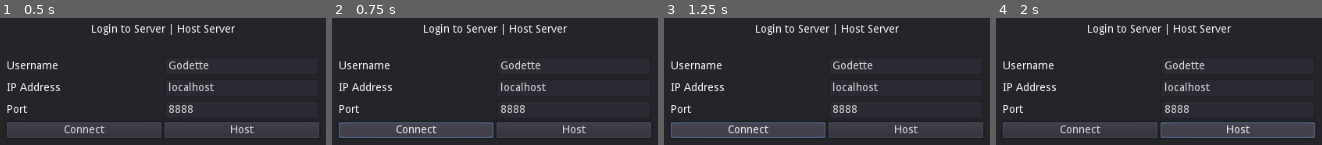
Above: before the commit, frames 1-4 (left to right).
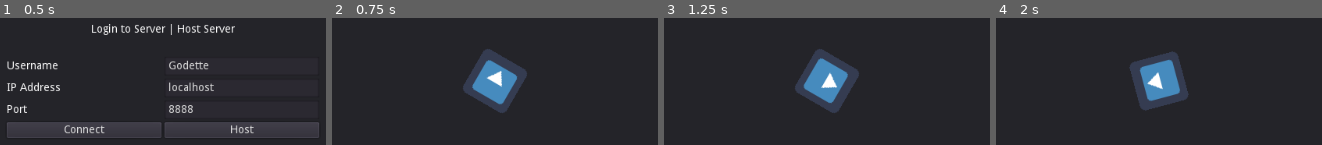
Above: after the commit, the same moments.

Repository: OsakiTsukiko/network-project-base
Game: Godot game, scene res://src/MainMenu.tscn
The game is run twice, just before and just after one commit, with the same random seed, the same clock (stepped at 60 frames per second) and the same inputs. The engine's default icon, where the game draws it, is replaced by a stand-in: a white triangle on a blue panel in a dark square.
Inputs (mouse positions are in pixels of both pictures, inside the frame that each line leads up to):
- Up to frame 1 (0.5 s): no input
- Up to frame 2 (0.75 s): click "Connect" at 0.5 s
- Up to frame 3 (1.25 s): no input
- Up to frame 4 (2 s): click (1237, 129) at 1.25 s, where only the run before the commit has a clickable "Host"

Frame 1 is identical in both runs. In frame 2, 19% of the frame differs, in the area x 2-98%, y 4-95%; in frame 3, 19%; in frame 4, 19%.

Commit message:
add gamestate singleton

Diff:
--- a/project.godot
+++ b/project.godot
@@ -14,6 +14,10 @@
 run/main_scene="res://src/MainMenu.tscn"
 config/icon="res://icon.png"
 
+[autoload]
+
+Gamestate="*res://src/Gamestate.tscn"
+
 [gui]
 
 common/drop_mouse_on_gui_input_disabled=true
--- /dev/null
+++ b/src/Gamestate.gd
@@ -0,0 +1,55 @@
+extends Node
+
+var main_menu_scene: Resource = load("res://src/MainMenu.tscn")
+var loading_menu_scene: Resource = load("res://src/LoadingMenu.tscn")
+
+const MAX_PLAYERS = 5
+
+var username: String
+var game_ip: String
+var game_port: int
+
+signal global_error
+
+func _ready() -> void:
+	get_tree().connect("network_peer_connected", self, "_network_peer_connected")
+	get_tree().connect("network_peer_disconnected", self, "_network_peer_disconnected")
+	get_tree().connect("server_disconnected", self, "_server_disconnected")
+	get_tree().connect("connection_failed", self, "_connection_failed")
+	get_tree().connect("connected_to_server", self, "_connected_to_server")
+
+func init_server(username: String, game_port: int) -> void:
+	self.game_ip = "localhost"
+	self.game_port = game_port
+	self.username = username
+	var peer := NetworkedMultiplayerENet.new()
+	peer.create_server(game_port, 1)
+	get_tree().network_peer = peer
+
+func init_client(username: String, game_ip: String, game_port: int) -> void:
+	get_tree().change_scene_to(loading_menu_scene)
+	self.game_ip = game_ip
+	self.game_port = game_port
+	self.username = username
+	var peer := NetworkedMultiplayerENet.new()
+	peer.create_client(game_ip, game_port)
+	get_tree().network_peer = peer
+
+func _network_peer_connected(id: int) -> void:
+	print(id, " connected")
+	if (is_network_master()):
+		rpc_id(id, "request_username")
+
+func _network_peer_disconnected(id: int) -> void:
+	print(id, " disconnected")
+	# HANDLE
+
+func _server_disconnected() -> void:
+	_network_peer_disconnected(1)
+
+func _connection_failed() -> void:
+	get_tree().change_scene_to(main_menu_scene)
+	call_deferred("emit_signal", "global_error", "Connection Failed!")
+
+func _connected_to_server() -> void:
+	print("_connected_to_server")
--- /dev/null
+++ b/src/Gamestate.tscn
@@ -0,0 +1,6 @@
+[gd_scene load_steps=2 format=2]
+
+[ext_resource path="res://src/Gamestate.gd" type="Script" id=1]
+
+[node name="Gamestate" type="Node"]
+script = ExtResource( 1 )
--- a/src/LoadingMenu.tscn
+++ b/src/LoadingMenu.tscn
@@ -36,7 +36,7 @@
 margin_top = 268.0
 margin_right = 544.0
 margin_bottom = 332.0
-rect_rotation = 70.9387
+rect_rotation = 64.9277
 rect_pivot_offset = Vector2( 32, 32 )
 texture = ExtResource( 1 )
 
--- a/src/MainMenu.gd
+++ b/src/MainMenu.gd
@@ -7,6 +7,7 @@
 onready var port_input: Node = $CenterContainer/VBoxContainer/GridContainer/PortInput
 
 func _ready():
+	Gamestate.connect("global_error", self, "_global_error")
 	error_label.visible = false
 
 func do_error(msg: String):
@@ -22,7 +23,7 @@
 		do_error("Please fill all fields!")
 		return
 
-	# Connect
+	Gamestate.init_client(username, ip, port)
 
 func _on_HostBTN_pressed():
 	var username: String = username_input.text
@@ -32,4 +33,7 @@
 		do_error("Please fill the username and port fields!")
 		return
 
-	# Host
+	Gamestate.init_server(username, port)
+
+func _global_error(msg: String):
+	do_error(msg)
